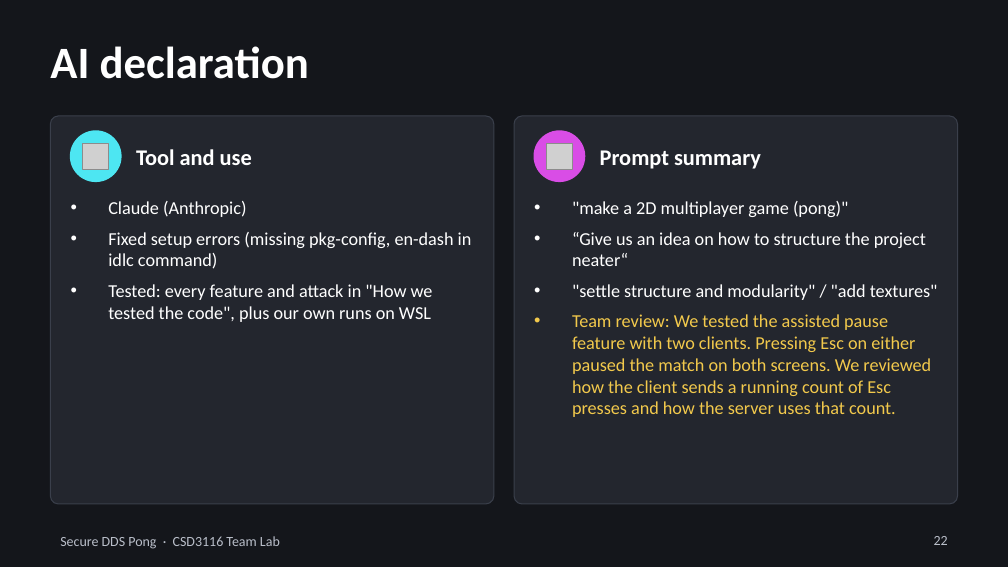
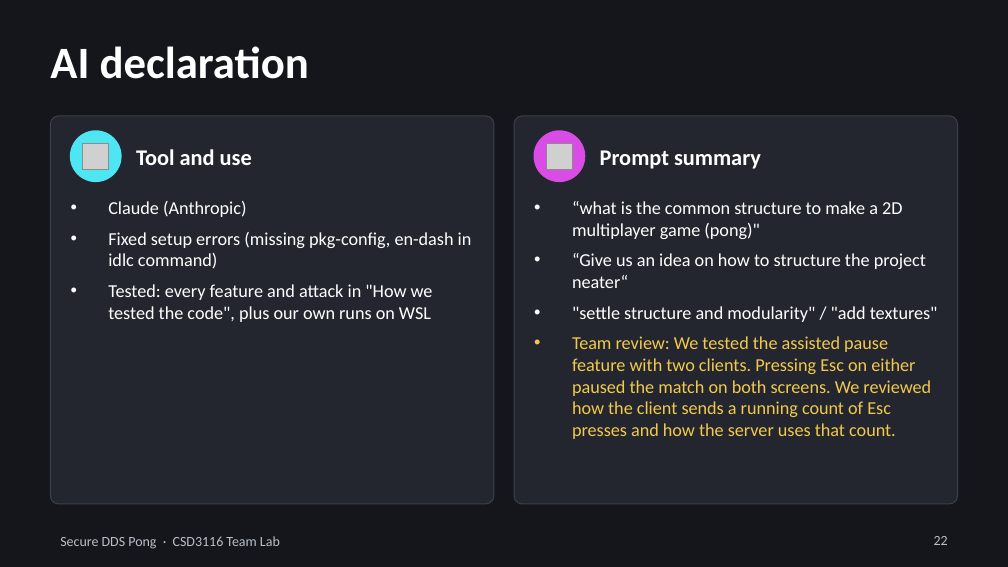
Before and after one commit to Woh-Kye-Le/CSD3116_Team_assignment, a slide deck: slide 22 of Presentation_Slides_Group32.pptx. Drawn at 1008x567 pixels with LibreOffice and Linux fonts; fonts in the diff are those of the drawing; grey boxes stand for pictures. Boxes give left, top, right and bottom in pixels: in the first picture for what was removed or moved away, otherwise in the second. Text is boxed around its words. In the diff, an @@ line names an element or a change of style, - is before the commit and + after.

```diff
--- a/Presentation_Slides_Group32.pptx
+++ b/Presentation_Slides_Group32.pptx
@@ text at box(572, 201, 902, 239): text changed @@
-• "make a 2D multiplayer game (pong)"
+• “what is the common structure to make a 2D multiplayer game (pong)"
```
